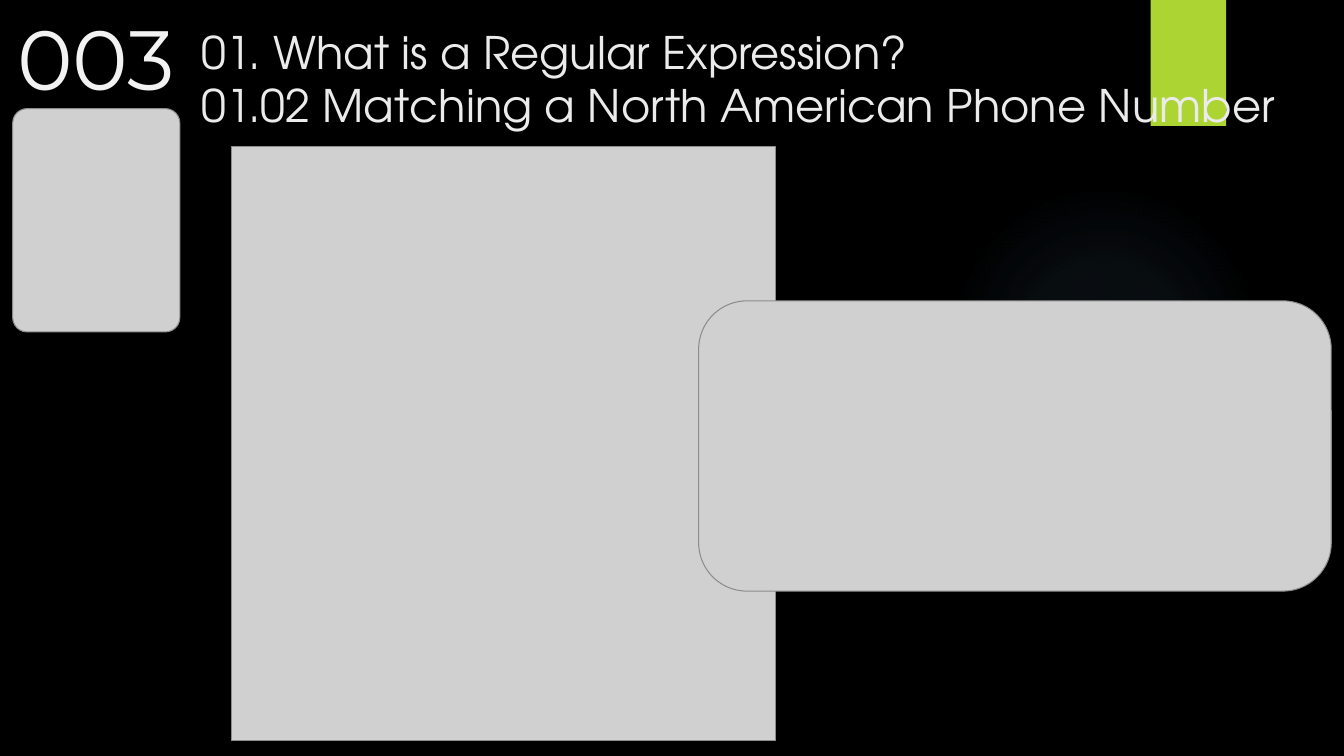
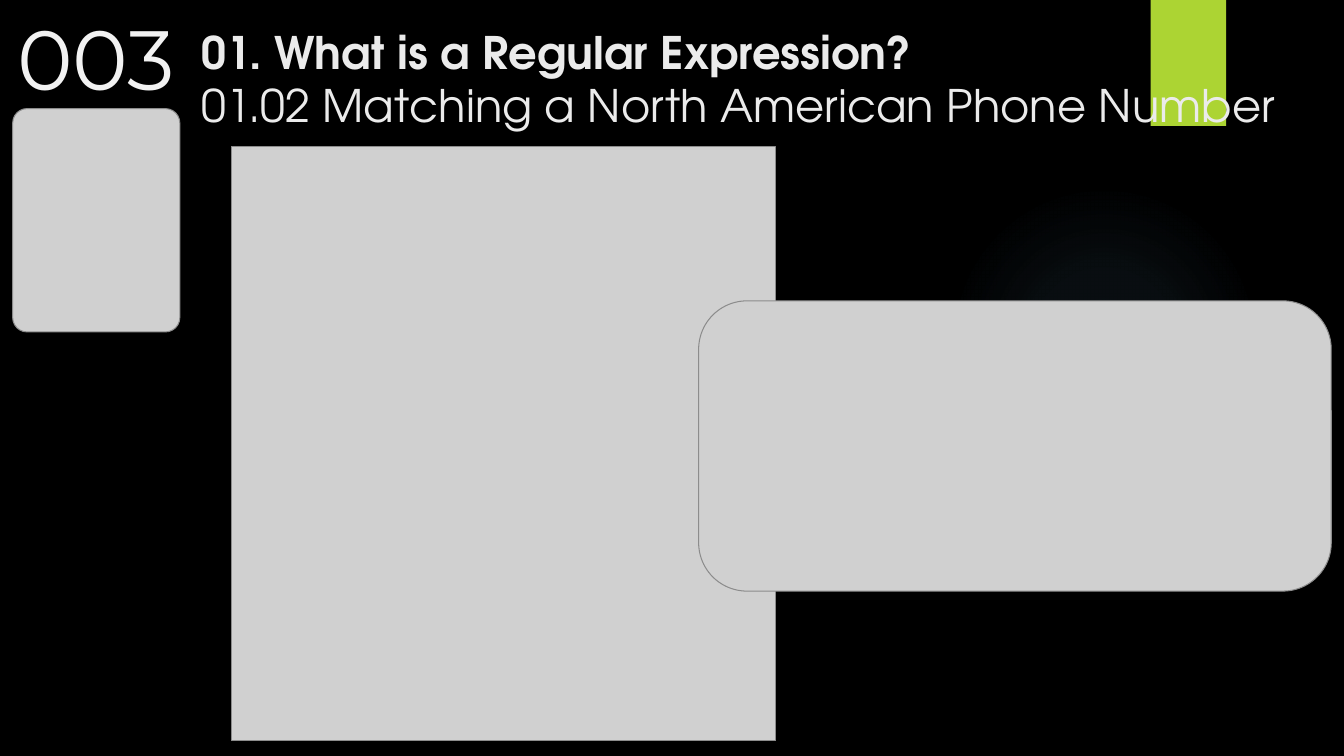
Before and after one commit to yasenstar/re, a slide deck: slide 3 of Introducing_RE/Introducing_RE.pptx. Drawn at 1344x756 pixels with LibreOffice and Linux fonts; fonts in the diff are those of the drawing; grey boxes stand for pictures; background and template pictures are left out. Boxes give left, top, right and bottom in pixels: in the first picture for what was removed or moved away, otherwise in the second. Text is boxed around its words. In the diff, an @@ line names an element or a change of style, - is before the commit and + after.

```diff
--- a/Introducing_RE/Introducing_RE.pptx
+++ b/Introducing_RE/Introducing_RE.pptx
@@ title "01. What is a Regular ..." at (201, 34, 1275, 132): bold on in "01. What is a Regular Expression?" @@
```
Also in this commit, not shown: 1 other slide changed, 7 slides added, 2 other files.
